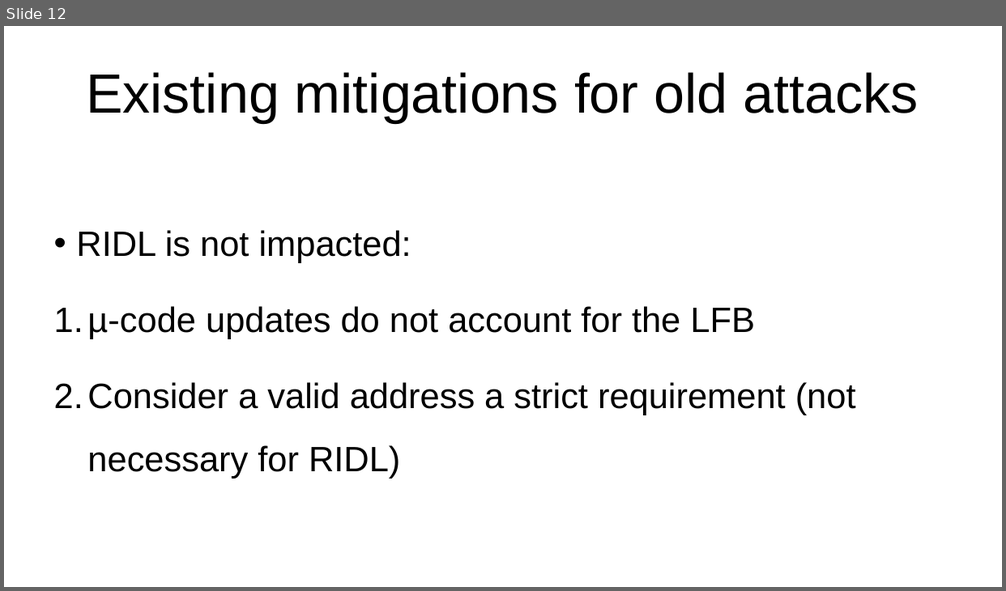
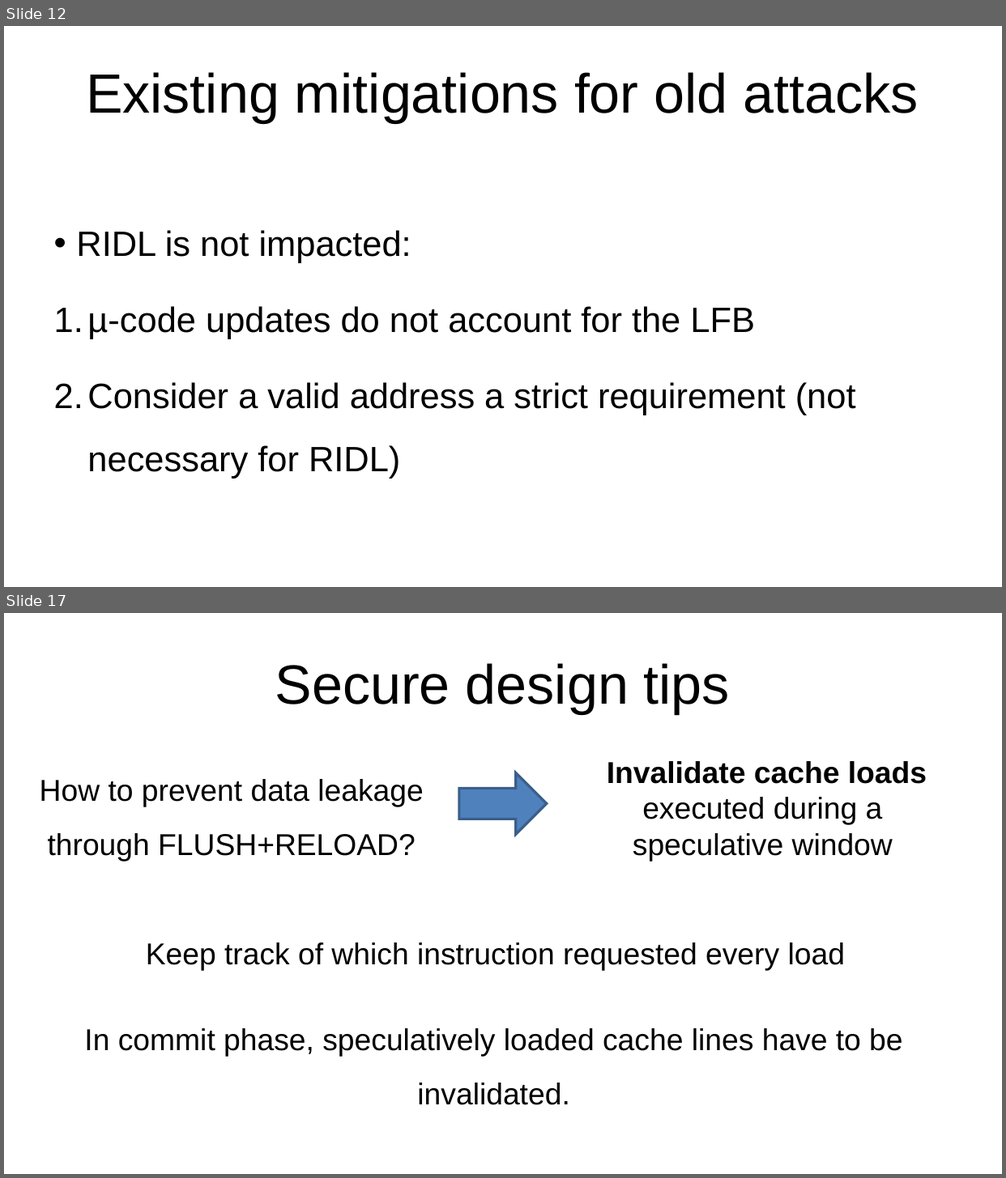
Before and after one commit to Rijndael99/hw_vulnerabilities, a slide deck: presentation1.pptx. Shown one above the other, each under a label of ours: slide 12 before the commit, slides 12 and 17 after it; the slides between them are not shown. The pictures are 1006x591 and 1006x1178 pixels, drawn with LibreOffice and Linux fonts; fonts in the diff are those of the drawing. Boxes give left, top, right and bottom in pixels: in the first picture for what was removed or moved away, otherwise in the second. Text is boxed around its words. In the diff, an @@ line names an element or a change of style, - is before the commit and + after.

```diff
--- a/presentation1.pptx
+++ b/presentation1.pptx
@@ slide 17 added at box(4, 613, 1002, 1174), background #FFFFFF @@
@@ text added at box(275, 663, 730, 714), 44 pt, text #000000 @@
+Secure design tips
@@ text added at box(40, 779, 424, 862), 24 pt, text #000000 @@
+How to prevent data leakage through FLUSH+RELOAD?
@@ right arrow added at box(459, 773, 548, 835), fill #4F81BD, outline #3A5F8C 2 pt @@
@@ text added at box(607, 761, 927, 862), 24 pt, text #000000 @@
+Invalidate cache loads executed during a
+speculative window
@@ text added at box(146, 943, 845, 971), 24 pt, text #000000 @@
+Keep track of which instruction requested every load
@@ text added at box(84, 1029, 902, 1105), 24 pt, text #000000 @@
+In commit phase, speculatively loaded cache lines have to be invalidated.
```
Also in this commit, not shown: 5 slides changed.
